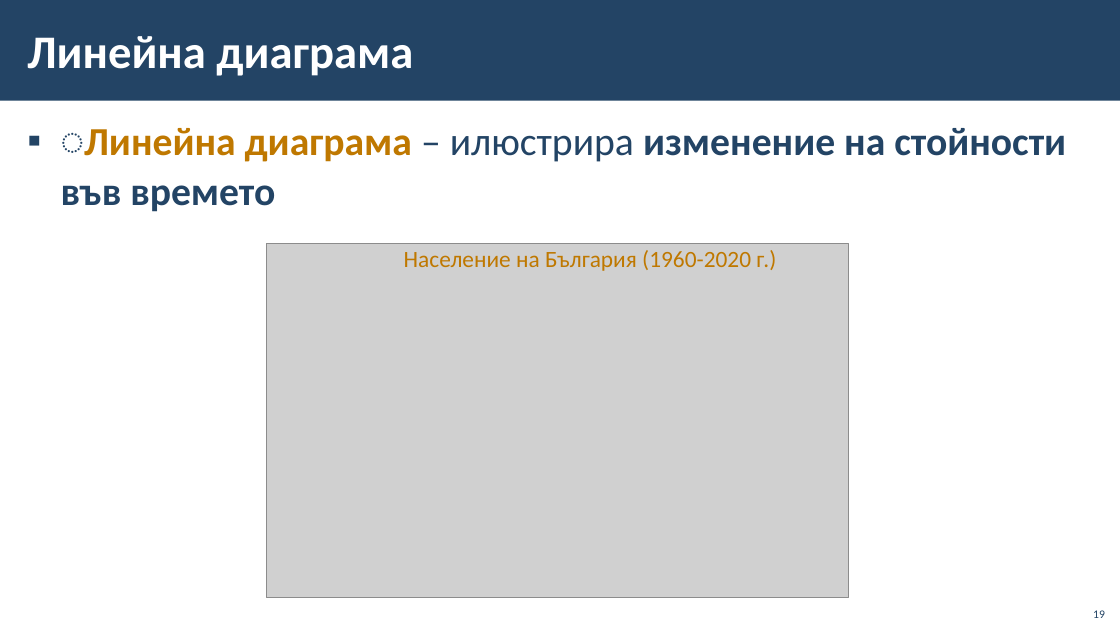
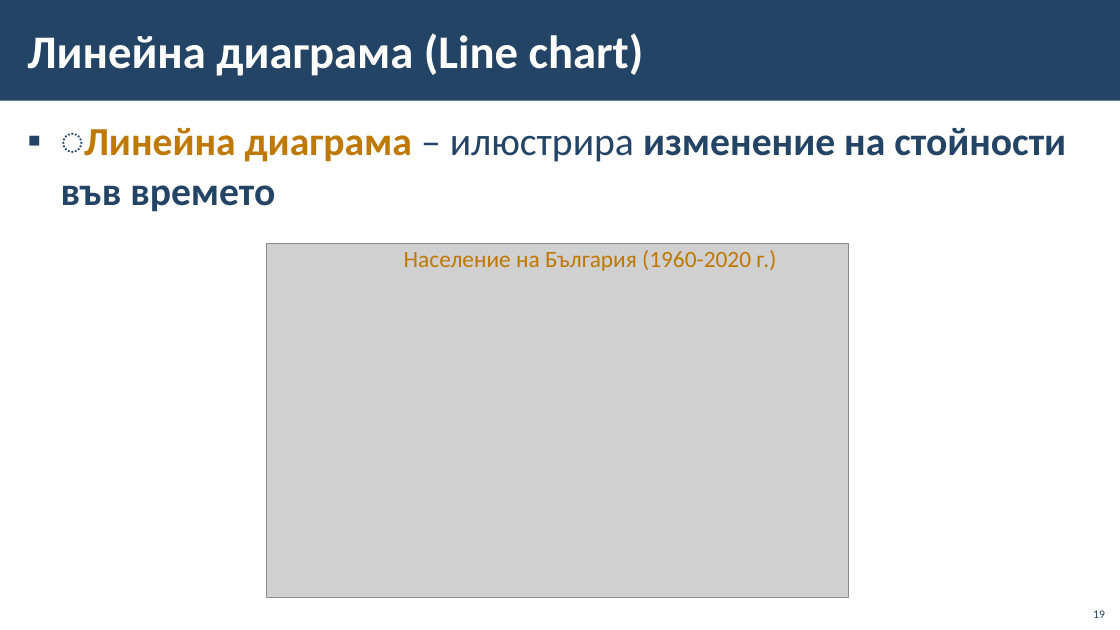
Before and after one commit to BG-IT-Edu/School-Programming, a slide deck: slide 19 of Courses/Computer-Modeling-and-IT/Computer-Modeling-and-IT-5-Class/29-Charts-and-Layout-of-Cells-and-Data/29-Charts-and-Layout-of-Cells-and-Data.pptx. Drawn at 1120x630 pixels with LibreOffice and Linux fonts; fonts in the diff are those of the drawing; grey boxes stand for pictures; background and template pictures are left out. Boxes give left, top, right and bottom in pixels: in the first picture for what was removed or moved away, otherwise in the second. Text is boxed around its words. In the diff, an @@ line names an element or a change of style, - is before the commit and + after.

Commit message:
Fixes and TODOs for charts and layout of cells and data slides

```diff
--- a/Courses/Computer-Modeling-and-IT/Computer-Modeling-and-IT-5-Class/29-Charts-and-Layout-of-Cells-and-Data/29-Charts-and-Layout-of-Cells-and-Data.pptx
+++ b/Courses/Computer-Modeling-and-IT/Computer-Modeling-and-IT-5-Class/29-Charts-and-Layout-of-Cells-and-Data/29-Charts-and-Layout-of-Cells-and-Data.pptx
@@ title at [27,33,644,76]: text changed @@
-Линейна диаграма
+Линейна диаграма (Line chart)
```
Also in this commit, not shown: 14 other slides changed.
